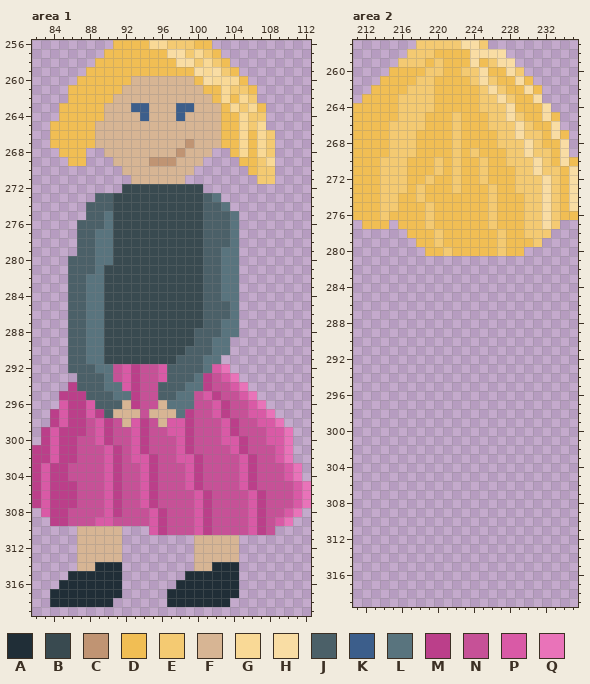
Pixel-art file: assets/ld51.aseprite. Above, as it was before the edit.
512x512 pixels, 1 frame. Colours within 5 levels of each other are drawn and written as one. Shown: area 1: x 82..112, y 256..319; area 2: x 211..235, y 257..319. The commit also changed other parts of the picture, which this record leaves out.
Visible layers, top first: "Client", "Fauteuil", "Mirroir", "Briques", "Sol + mur".
Palette (. is transparent): A #202e37  B #394a50  C #c09473  D #f1be54  E #f4ca72  F #d7b594  G #f9d996  H #f9dda4  J #4b6068  K #3c5e8b  L #59747e  M #bb3f8a  N #c65197  P #d95aa6  Q #e973b9
Pixels before, area 1, first column x 82:
256 .........DDDDGGEEEDD...........
257 ........DDDDDDDHHEGED..........
258 .......DDDDDDDDDHHEGED.........
259 ......DDDDDDDDDDDDHGHED........
260 .....DDDDDDFFFFFFFDHGGGD.......
261 ....DDDDDDFFFFFFFFFDDGEED......
262 ....DDDDDFFFFFFFFFFFDGDGE......
263 ...DDDDDFFFKKFFFKKFFFDGEGD.....
264 ...DDDDDFFFFKFFFKFFFFDDGEE.....
265 ..DDDDDFFFFFFFFFFFFFFDDGEG.....
266 ..DDDDDFFFFFFFFFFFFFFDDGDGE....
267 ..DDDDDFFFFFFFFFFCFFFDDGDGE....
268 ...DDD..FFFFFFFFCFFF..DGDGE....
269 ....DD...FFFFCCCFFF....DDEG....
270 ..........FFFFFFFF......DEE....
271 ...........FFFFFF........EE....
272 ..........BBBBBBBBB............
273 .......JJBBBBBBBBBBJL..........
274 ......JJJBBBBBBBBBBJJL.........
275 ......JJLBBBBBBBBBBJJJL........
276 .....JJJLBBBBBBBBBBJJJL........
277 .....JJLLBBBBBBBBBBJJJL........
278 .....JJLLBBBBBBBBBBJJJL........
279 .....JJLLBBBBBBBBBBJJLL........
280 ....JJJLLBBBBBBBBBBJJLL........
281 ....JJJLBBBBBBBBBBBJJLL........
282 ....JJLLBBBBBBBBBBBJJLL........
283 ....JJLLBBBBBBBBBBBJJLL........
284 ....JJLLBBBBBBBBBBBJJLL........
285 ....JJLLBBBBBBBBBBBJJJL........
286 ....JJLLBBBBBBBBBBBJJJL........
287 ....JJLLBBBBBBBBBBBJJLL........
288 ....JJLLBBBBBBBBBBJJJLL........
289 ....JJLLBBBBBBBBBBJJLL.........
290 ....JJLLBBBBBBBBBJJJLL.........
291 ....JJLLBBBBBBBBJJJLL..........
292 ....JJJLLNPMNNPJJJJLPQ.........
293 .....JJJLNPMNNPJJJLMNPQ........
294 ....MJJJLLPMNNJJJLLMNNPQ.......
295 ...MMMJJJLLMNNJJLLNPMNNPQ......
296 ...PMMPJJJFMNNFLLLNNPMNNPQ.....
297 ..MPMMPMJFFFNFFFLMNNPMNNPPQ....
298 ..MPMMNPMNFPMNFPPMNNNPMNNPPQ...
299 .MPMMMNPMNNPMNNPPMNNNPMNNNPPQ..
300 .MPMMNNPMNNPMNNNPMNNNPPMNNPPQ..
301 MMPMMNNNPMNPMNNNPMNNNNPMNNNPQ..
302 MMPMMNNNPMNPPMNNPPMNNNNPMNNPQ..
303 MPMMNNNNPMNNPMNNNPMNNNNPMNNNPQ.
304 MPMMNNNNPMNNPMNNNPMNNNNPMNNNPQ.
305 MPMMMNNNPMNNPMNNNPMNNNNPMNNNNPQ
306 MPMMMNNNPMNNPMNNNNPMNNNNPMNNNPQ
307 MPMMMNNNPMNNPMNNNNPMNNNNPMNNNPQ
308 .PMMNNNNPMNNNPMNNNPMNNNNPMNNPQ.
309 ..MMNNNPPNNNNPMNNNPMNNNNPMNPQ..
310 .....FFFFF...PMNNNPMNNNNPMN....
311 .....FFFFF........FFFFF........
312 .....FFFFF........FFFFF........
313 .....FFFFF........FFFFF........
314 .....FFAAA........FFAAA........
315 ....AAAAAA.......AAAAAA........
316 ...AAAAAAA......AAAAAAA........
317 ..AAAAAAAA.....AAAAAAAA........
318 ..AAAAAAA......AAAAAAA.........
Pixels before, area 2, first column x 211:
257 .......EEEEEHHE..........
258 ......EEEDDDDHHHH........
259 .....EEEDEDDDHDEHH.......
260 ....DDDDEEDDEEHDDHE......
261 ...DDDDEEDDDDEHEDDHD.....
262 ..DDDDEEEDDDDDEHEDDHD....
263 .DDDDEEEEDDDDDEEHEDDH....
264 DDDDDEEEEDDDDDEEEHDDDH...
265 DDDDDEEEDDDEDDDEEHEDDHD..
266 DDDDEEEEDDDEDDDEEEHEDDH..
267 DDDDEEEDDDDEDDDDEEHEEDHD.
268 DDDDEEEDDDDEDDDDEEEHEDDH.
269 DDDDEEEDDDDEDEDDDEEHEEDH.
270 DDDEEEDDDEDEDDEDDEEEHEDHD
271 DDDEEEDDDEDEDDEDDDEEHEEDH
272 DDDEEEDDEDDEDDEDDDEEEHEDH
273 DDDEEEDEDDDEDDDEDDEEEHEDH
274 DDDEEDDEDDDDDDDEDDDEEHEDH
275 DDDEEDDDEDDDDDDEDDDEEHEDH
276 DDDEDDDDEDDDDDDEDDDEEHEDD
277 .DDD.DDDEDDDDDDEDDDEEHE..
278 ......DDDEDDDDDDEDDEEE...
279 .......DDEDDDDDDEDDDE....
280 ........DDEDDDDDEDD......
New version:
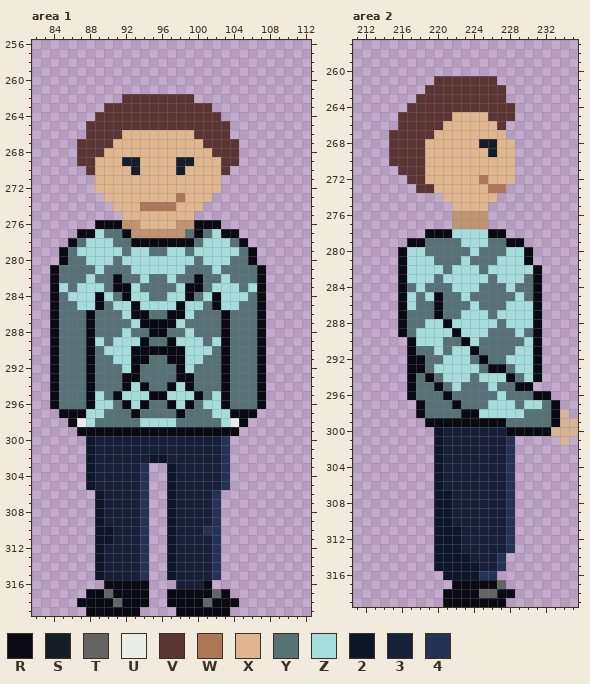
Colours new in this view: R #090a14  S #151d28  T #646465  U #ebede9  V #5b3434  W #ad7757  X #e0b68e  Y #577277  Z #a4dddb  2 #0e1629  3 #172038  4 #253255
Changes in this commit:
Area 1, layer "Client":
y 256: x 91..101 DDDDGGEEEDD -> ...........
y 257: x 90..102 DDDDDDDHHEGED -> .............
y 258: x 89..103 DDDDDDDDDHHEGED -> ...............
y 259: x 88..104 DDDDDDDDDDDDHGHED -> .................
y 260: x 87..105 DDDDDDFFFFFFFDHGGGD -> ...................
y 261: x 86..106 DDDDDDFFFFFFFFFDDGEED -> .....................
y 262: x 86..106 DDDDDFFFFFFFFFFFDGDGE -> ......VVVVVVVV.......
y 263: x 85..107 DDDDDFFFKKFFFKKFFFDGEGD -> .....VVVVVVVVVVVV......
y 264: x 85..107 DDDDDFFFFKFFFKFFFFDDGEE -> ....VVVVVVVVVVVVVV.....
y 265: x 84..107 DDDDDFFFFFFFFFFFFFFDDGEG -> ....VVVVVVVVVVVVVVVV....
y 266: x 84..108 DDDDDFFFFFFFFFFFFFFDDGDGE -> ....VVVVXXXXXXXXVVVV.....
y 267: x 84..108 DDDDDFFFFFFFFFFCFFFDDGDGE -> ...VVVVXXXXXXXXXXVVVV....
y 268: x 85..108 DDD..FFFFFFFFCFFF..DGDGE -> ..VVVXXXXXXXXXXXXVVV....
y 269: x 86..108 DD...FFFFCCCFFF....DDEG -> .VVXXXSSXXXXSSXXXVV....
y 270: x 88..103 ....FFFFFFFF.... -> VXXXXSXXXXSXXXXV; x 106..108 DEE -> ...
y 271: x 89..102 ....FFFFFF.... -> XXXXXXXXXXXXXX; x 107..108 EE -> ..
y 272: x 89..102 ...BBBBBBBBB.. -> XXXXXXXXXXXXXX
y 273: x 89..102 JJBBBBBBBBBBJL -> .XXXXXXXXWXXX.
y 274: x 88..103 JJJBBBBBBBBBBJJL -> ...XXXWWWWXXX...
y 275: x 88..104 JJLBBBBBBBBBBJJJL -> ....XXXXXXXX.....
y 276: x 87..104 JJJLBBBBBBBBBBJJJL -> ..RRRCCXXXXCCRRR..
y 277: x 87..104 JJLLBBBBBBBBBBJJJL -> RRZYYRCCCCCCYRYZRR
y 278: x 86..105 .JJLLBBBBBBBBBBJJJL. -> RYZZZYYRRRRRRRYZZZYR
y 279: x 85..106 ..JJLLBBBBBBBBBBJJLL.. -> RYZZZZZYZZYYZZYZZZZZYR
y 280: x 85..106 .JJJLLBBBBBBBBBBJJLL.. -> RYYZZZYZZZZZZZZYZZZYYR
y 281: x 84..107 ..JJJLBBBBBBBBBBBJJLL... -> RYYYYZYYYZZZZZZYYYZYYYYR
y 282: x 84..107 ..JJLLBBBBBBBBBBBJJLL... -> RYYYZYYRYYZYYZYYRYYZYYYR
y 283: x 84..107 ..JJLLBBBBBBBBBBBJJLL... -> RZYZZZYRRZYYYYZRRYZZZYZR
y 284: x 84..107 ..JJLLBBBBBBBBBBBJJLL... -> RYZZZRZYRZZYYZZRYZRZZZYR
y 285: x 84..107 ..JJLLBBBBBBBBBBBJJJL... -> RYYZZRYZZRZZZZRZZYRZZYYR
y 286: x 84..107 ..JJLLBBBBBBBBBBBJJJL... -> RYYYRYYYZRRYYRRZYYYRYYYR
y 287: x 84..107 ..JJLLBBBBBBBBBBBJJLL... -> RYYYRYYYYZRRRRZYYYYRYYYR
y 288: x 84..107 ..JJLLBBBBBBBBBBJJJLL... -> RYYYRYYYZYYRRYYZYYYRYYYR
y 289: x 84..107 ..JJLLBBBBBBBBBBJJLL.... -> RYYYRZYZZZRYYRZZZYZRYYYR
y 290: x 84..107 ..JJLLBBBBBBBBBJJJLL.... -> RYYYRYZZZRRRRRRZZZYRYYYR
y 291: x 84..107 ..JJLLBBBBBBBBJJJLL..... -> RYYYRYYZZRRYYRRZZYYRYYYR
y 292: x 84..107 ..JJJLLNPMNNPJJJJLPQ.... -> RYYYRYYYZRYYYYRZYYYRYYYR
y 293: x 84..107 ...JJJLNPMNNPJJJLMNPQ... -> RYYYRYYYRRYYYYRRYYYRYYYR
y 294: x 84..107 ..MJJJLLPMNNJJJLLMNNPQ.. -> RYYYRYYYRZRYYRZRYYYRYYYR
y 295: x 84..107 .MMMJJJLLMNNJJLLNPMNNPQ. -> RYYYRZYRZZZRRZZZRYZRYYYR
y 296: x 84..107 .PMMPJJJFMNNFLLLNNPMNNPQ -> RYYYRZZYRZRYYRZRYZZRYYYR
y 297: x 84..108 MPMMPMJFFFNFFFLMNNPMNNPPQ -> .RRRZZYYYRYYYYRYYYZZRRR..
y 298: x 84..109 MPMMNPMNFPMNFPPMNNNPMNNPPQ -> ..RUZYYYYYZZZZYYYYYZUR....
y 299: x 83..110 MPMMMNPMNNPMNNPPMNNNPMNNNPPQ -> ....RRRRRRRRRRRRRRRRRR......
y 300: x 83..110 MPMMNNPMNNPMNNNPMNNNPPMNNPPQ -> .....2333333333333334.......
y 301: x 82..110 MMPMMNNNPMNPMNNNPMNNNNPMNNNPQ -> ......2333333333333334.......
y 302: x 82..110 MMPMMNNNPMNPPMNNPPMNNNNPMNNPQ -> ......2333333223333334.......
y 303..304: x 82..111 MPMMNNNNPMNNPMNNNPMNNNNPMNNNPQ -> ......2333334..2333334........
y 305: x 82..112 MPMMMNNNPMNNPMNNNPMNNNNPMNNNNPQ -> ......2333334..2333334.........
y 306..307: x 82..112 MPMMMNNNPMNNPMNNNNPMNNNNPMNNNPQ -> .......233334..233334..........
y 308: x 83..111 PMMNNNNPMNNNPMNNNPMNNNNPMNNPQ -> ......233334..233334.........
y 309: x 84..110 MMNNNPPNNNNPMNNNPMNNNNPMNPQ -> .....233334..233334........
y 310: x 87..108 FFFFF...PMNNNPMNNNNPMN -> ..223334..233344......
y 311: x 87..94 FFFFF... -> ..223334; x 97..104 ...FFFFF -> 233334..
y 312..313: x 87..94 FFFFF... -> ..233334; x 97..104 ...FFFFF -> 233334..
y 314: x 87..94 FFAAA... -> ..233334; x 97..104 ...FFAAA -> 233334..
y 315: x 86..94 AAAAAA... -> ...233334; x 97..104 ..AAAAAA -> 233334..
y 316: x 85..94 AAAAAAA... -> .....RRRRR; x 98..104 AAAAAAA -> 333R...
y 317: x 84..94 AAAAAAAA... -> ....RRTRRRR; x 97..104 AAAAAAAA -> RRRRRTR.
y 318: x 84..94 AAAAAAA.... -> ...RRRRTRRR; x 97..104 AAAAAAA. -> RRRRTRRR
y 319: x 88..93 ...... -> RRRRRR; x 98..103 ...... -> RRRRRR
Area 2, layer "Client":
y 257: x 218..225 EEEEEHHE -> ........
y 258: x 217..227 EEEDDDDHHHH -> ...........
y 259: x 216..228 EEEDEDDDHDEHH -> .............
y 260: x 215..229 DDDDEEDDEEHDDHE -> ...............
y 261: x 214..230 DDDDEEDDDDEHEDDHD -> ......VVVVVVV....
y 262: x 213..231 DDDDEEEDDDDDEHEDDHD -> ......VVVVVVVVV....
y 263: x 212..231 DDDDEEEEDDDDDEEHEDDH -> ......VVVVVVVVVV....
y 264: x 211..232 DDDDDEEEEDDDDDEEEHDDDH -> ......VVVVVVVVVVVV....
y 265: x 211..233 DDDDDEEEDDDEDDDEEHEDDHD -> .....VVVVVVXXXXVVV.....
y 266: x 211..233 DDDDEEEEDDDEDDDEEEHEDDH -> .....VVVVVXXXXXXV......
y 267: x 211..234 DDDDEEEDDDDEDDDDEEHEEDHD -> ....VVVVVXXXXXXXX.......
y 268: x 211..234 DDDDEEEDDDDEDDDDEEEHEDDH -> ....VVVVXXXXXXSSXX......
y 269: x 211..234 DDDDEEEDDDDEDEDDDEEHEEDH -> ....VVVVXXXXXXXSXX......
y 270: x 211..235 DDDEEEDDDEDEDDEDDEEEHEDHD -> ....VVVVXXXXXXXXXX.......
y 271: x 211..235 DDDEEEDDDEDEDDEDDDEEHEEDH -> .....VVVXXXXXXXXXX.......
y 272: x 211..235 DDDEEEDDEDDEDDEDDDEEEHEDH -> ......VVXXXXXXWXXX.......
y 273: x 211..235 DDDEEEDEDDDEDDDEDDEEEHEDH -> .......VVXXXXXXWW........
y 274: x 211..235 DDDEEDDEDDDDDDDEDDDEEHEDH -> ..........XXXXXX.........
y 275: x 211..235 DDDEEDDDEDDDDDDEDDDEEHEDH -> ...........XXXX..........
y 276: x 211..235 DDDEDDDDEDDDDDDEDDDEEHEDD -> ...........CCCC..........
y 277: x 212..214 DDD -> ...; x 216..233 DDDEDDDDDDEDDDEEHE -> ......CCCC........
y 278: x 217..232 DDDEDDDDDDEDDEEE -> ..RRRZZZZRR.....
y 279: x 217..231 .DDEDDDDDDEDDDE -> RRYYYYZZZYYRR..
y 280: x 216..230 ...DDEDDDDDEDD. -> RZZYYYYYZYYYZZR
y 281: x 216..230 ............... -> RZZZYYYZYYYZZZR
y 282: x 216..231 ................ -> RZZZZYZZZYZZZZZR
y 283: x 216..231 ................ -> RZZZYZZZZZYZZZYR
y 284: x 216..231 ................ -> RYZYYYZZZYYYZYYR
y 285: x 216..231 ................ -> RZYZRYYZYYYYYZYR
y 286: x 216..231 ................ -> RZYYRYYYZYYYZZZR
y 287: x 216..231 ................ -> RYYYRYYZZZYZZZZR
y 288: x 216..231 ................ -> RYYZZRZZZZZYZZZR
y 289: x 216..231 ................ -> RYZZZZRZZZYYYZYR
y 290: x 217..231 ............... -> RZZZYYRZYYYYYZR
y 291: x 217..231 ............... -> RYYZYZZRYYYYZZR
y 292: x 217..231 ............... -> RRYYZZZYRYYZZZR
y 293: x 217..231 ............... -> RRYZZZZZYRRYZZR
y 294: x 217..231 ............... -> RYRYZZZYZZZRYZR
y 295: x 217..230 .............. -> RYYRYZYYYZYYRR
y 296: x 217..232 ................ -> RYYYRYYYYYZYYYRR
y 297: x 218..233 ................ -> RYYYRYYYZZZYZZYR
y 298: x 218..234 ................. -> RYYYYRRZZZZZYYYRF
y 299: x 219..235 ................. -> RRRRRRRRRYYYYYRFF
y 300: x 220..235 ................ -> 23333333RRRRRFFF
y 301: x 220..228 ......... -> 233333334; x 234 . -> F
y 302..306: x 220..228 ......... -> 233333334
y 307..310: x 220..228 ......... -> 223333334
y 311..313: x 220..228 ......... -> 222333334
y 314: x 220..227 ........ -> 22223334
y 315: x 220..227 ........ -> 22222334
y 316: x 221..226 ...... -> 222244
y 317: x 222..227 ...... -> RRRRRT
y 318: x 221..228 ........ -> RRRRTTRR
y 319: x 221..227 ....... -> RRRRRRR
Changed places in both pictures, as pixel boxes (x1, y1, x2, y2):
changed: (32, 40, 311, 616)
changed: (353, 40, 578, 607)
